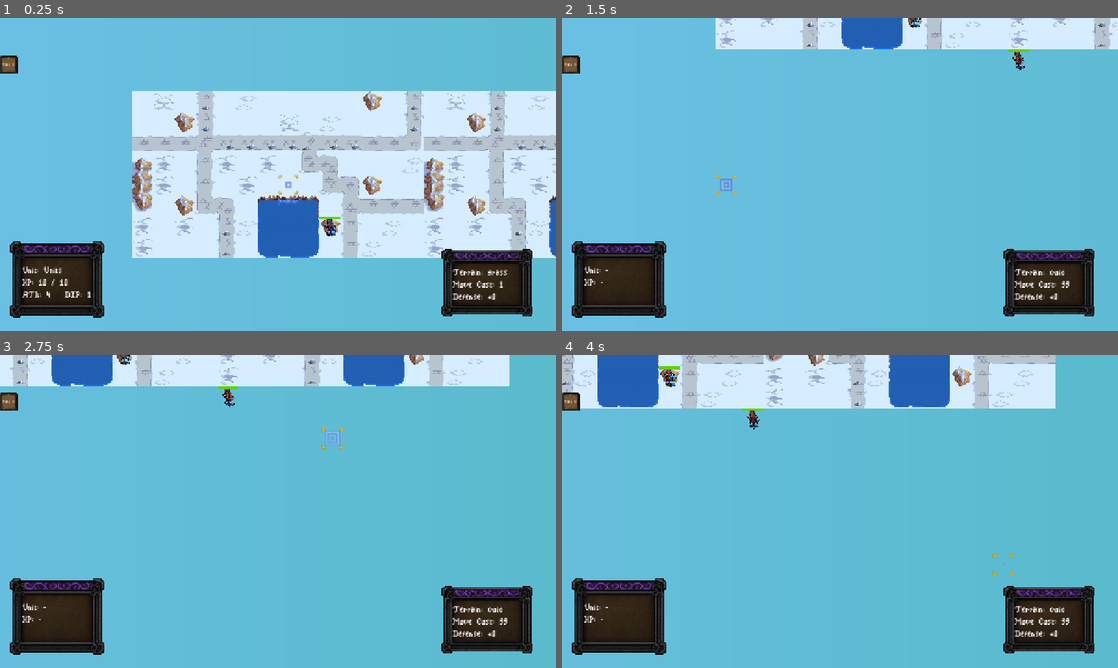
Above: before the commit, frames 1-4 (two rows, left to right).
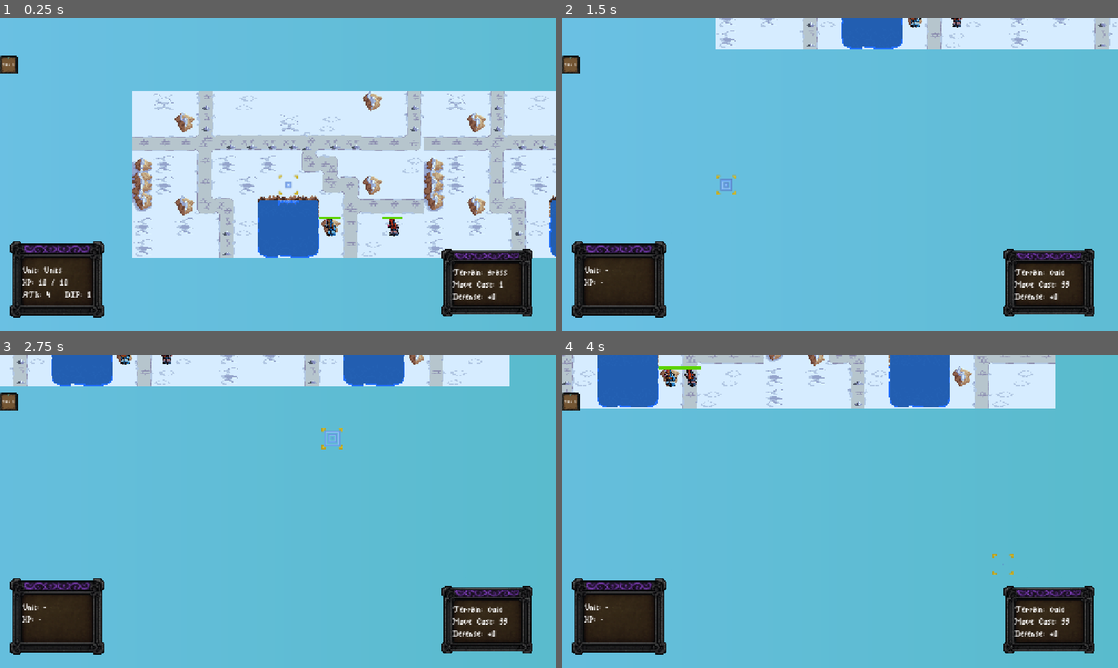
Above: after the commit, the same moments.

Repository: SpangelyWalnuts/Arcana-1.0-Demo
Game: Godot game, scene res://scenes/core/Main.tscn
Two runs of this game, one before a commit and one after it. Both use one fixed random seed, a clock stepped at 60 frames per second and the inputs below. This scene is started directly instead of the project's main scene.
Inputs (mouse positions are in pixels of both pictures, inside the frame that each line leads up to):
- Up to frame 1 (0.25 s): no input
- Up to frame 2 (1.5 s): tap Enter at 0.5 s; move the mouse to (962, 158) at 0.52 s; hold S (camera_down) 0.53-1.28 s; click (962, 158) at 0.67 s; move the mouse to (728, 190) at 1.27 s; tap A (camera_left) at 1.35 s; click (728, 190) at 1.42 s
- Up to frame 3 (2.75 s): tap Space at 2 s; move the mouse to (333, 442) at 2.02 s; hold D (camera_right) from 2.03 s (still down); click (333, 442) at 2.17 s
- Up to frame 4 (4 s): move the mouse to (812, 574) at 2.77 s; release D (camera_right) at 2.78 s; tap W (camera_up) at 2.85 s; click (812, 574) at 2.92 s; tap Enter at 3.5 s; move the mouse to (1006, 558) at 3.52 s; tap X at 3.6 s; click (1006, 558) at 3.67 s

The runs differ from the first frame. In frame 1, 0.1% of the frame differs, in the area x 68-73%, y 63-70%; in frame 2, 0.2%; in frame 3, 0.2%; in frame 4, 0.2%, in the area x 21-37%, y 3-24%.

Commit message:
Fixed Summary Bug
Fixed bug where summary wouldn't load.

Stable

Pre Expansion of Preparations stage

Diff:
--- a/Arcana 1.0 - Copy/scripts/core/Main.gd
+++ b/Arcana 1.0 - Copy/scripts/core/Main.gd
@@ -78,6 +78,10 @@
 	victory_panel.visible = false
 	defeat_panel.visible = false
 
+	# Connect 'died' signal for any units already placed in the scene.
+	for child in units.get_children():
+		_connect_unit_signals(child)
+
 	# Connect buttons for restart / return to title
 	victory_restart_button.pressed.connect(_on_restart_pressed)
 	victory_title_button.pressed.connect(_on_return_to_title_pressed)
@@ -103,6 +107,8 @@
 	battle_finished = false
 
 	_initial_player_unit_count = get_tree().get_nodes_in_group("player_units").size()
+
+
 func spawn_test_units() -> void:
 	if unit_scene == null:
 		push_error("Assign 'unit_scene' in the Inspector on Main")
@@ -113,19 +119,16 @@
 	var p    := _spawn_unit(unit_scene, p_pos, "player")
 	p.name = "PlayerUnit"
 	p.position = grid.tile_to_world(p_pos)
-
-	# Optional: tint so you can visually see player
 	if p.has_node("Sprite2D"):
-		p.get_node("Sprite2D").modulate = Color(0.8, 0.8, 1.0)
+		p.get_node("Sprite2D").modulate = Color(0.7, 0.9, 1.0)
 
 	# Enemy unit
-	var e_pos := Vector2i(8, 4)
+	var e_pos := Vector2i(5, 2)
 	var e    := _spawn_unit(unit_scene, e_pos, "enemy")
-	e.name = "Enemy"
+	e.name = "EnemyUnit"
 	e.position = grid.tile_to_world(e_pos)
-
 	if e.has_node("Sprite2D"):
-		e.get_node("Sprite2D").modulate = Color(1.0, 0.8, 0.8)
+		e.get_node("Sprite2D").modulate = Color(1.0, 0.6, 0.6)
 
 
 func _input(event: InputEvent) -> void:
@@ -205,6 +208,12 @@
 				return
 
 
+func _connect_unit_signals(u: Node) -> void:
+	# Only connect if the unit actually has the signal
+	if u.has_signal("died"):
+		# Avoid double-connecting in case this is called more than once
+		if not u.died.is_connected(_on_unit_died):
+			u.died.connect(_on_unit_died.bind(u))
 
 
 func _handle_move_click(tile: Vector2i) -> void:
@@ -685,18 +694,15 @@
 	turn_manager.end_turn()
 
 func _on_unit_died(unit) -> void:
-	# Debug print so we see who died
 	print("Unit died in Main:", unit.name, "team:", unit.team)
 
-	# Update run statistics based on team
 	if unit.team == "enemy":
 		enemies_defeated += 1
 	elif unit.team == "player":
 		players_defeated += 1
 
-	# After any unit dies, re-check victory/defeat conditions.
-	# 🔹 Defer victory/defeat check to after current frame logic
-		call_deferred("_check_victory_defeat")
+	# Defer to ensure groups / tree update is complete
+	call_deferred("_check_victory_defeat")
 
 
 # UNITS FOR RUN SPAWN CODE
@@ -1130,16 +1136,9 @@
 	if battle_finished:
 		return
 
-	# Get current units
 	var player_units := get_tree().get_nodes_in_group("player_units")
 	var enemy_units  := get_tree().get_nodes_in_group("enemy_units")
 
-	# 🔍 DEBUG: list what the engine thinks is in the enemy_units group
-	print("Enemy units in group:")
-	for n in enemy_units:
-		print(" - ", n, "  valid:", is_instance_valid(n))
-
-	# Also log counts
 	print("CHECK VICTORY: players =", player_units.size(), " enemies =", enemy_units.size())
 
 	# --- Defeat: all player units gone ---
@@ -1161,9 +1160,7 @@
 			if enemy_units.is_empty():
 				print(" -> ROUT objective and no enemies: VICTORY")
 				_on_victory("All enemies defeated.")
-
 		_:
-			# Fallback: rout logic
 			if enemy_units.is_empty():
 				print(" -> Unhandled objective type but no enemies: VICTORY as rout")
 				_on_victory("All enemies defeated.")
--- a/Arcana 1.0 - Copy/scripts/units/unit.gd
+++ b/Arcana 1.0 - Copy/scripts/units/unit.gd
@@ -103,7 +103,7 @@
 	# Notify listeners (Main.gd, etc.)
 	died.emit()
 
-	# Make sure we're not left in any groups
+	# Make sure we are no longer in unit groups
 	if team == "enemy":
 		remove_from_group("enemy_units")
 	elif team == "player":
